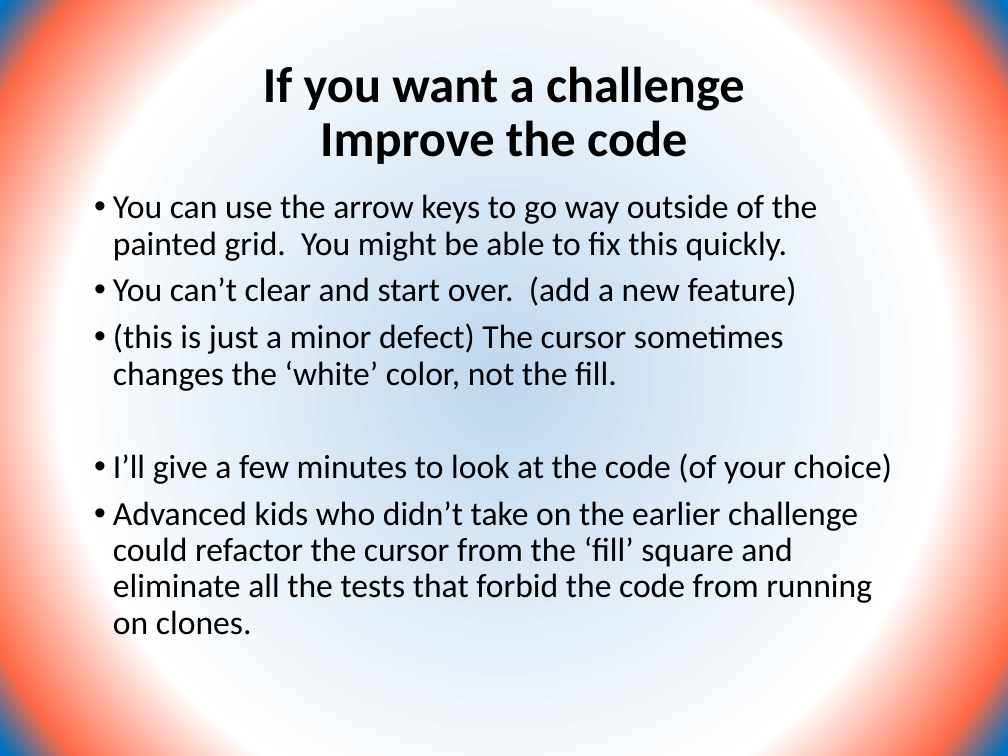
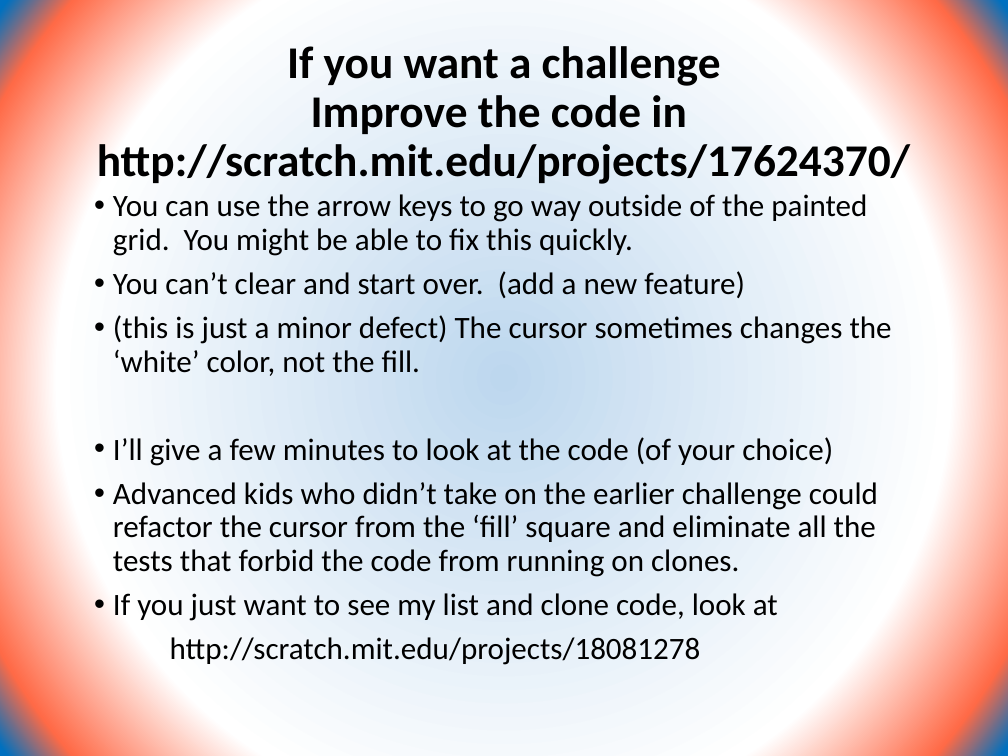
Before and after one commit to CoderDojoSV/scratch-series, a slide deck: slide 9 of Beyond Scratch Basics week2.pptx. Drawn at 1008x756 pixels with LibreOffice and Linux fonts; fonts in the diff are those of the drawing. Boxes give left, top, right and bottom in pixels: in the first picture for what was removed or moved away, otherwise in the second. Text is boxed around its words. In the diff, an @@ line names an element or a change of style, - is before the commit and + after.

```diff
--- a/Beyond Scratch Basics week2.pptx
+++ b/Beyond Scratch Basics week2.pptx
@@ title at [97,46,910,184]: text changed; size 36 to 32.4 pt @@
-If you want a challenge
-Improve the code
+If you want a challenge
+Improve the code in
+http://scratch.mit.edu/projects/17624370/
@@ text at [113,194,892,577]: size 24 to 22.2 pt in "You can use the arrow keys to ...", "You can’t clear and start over. (add ...", "(this is just a minor defect) The ...", "I’ll give a few minutes to look ..." and 1 more places @@
@@ text at [113,593,778,665]: paragraphs added @@
+• If you just want to see my list and clone code, look at
+http://scratch.mit.edu/projects/18081278
```
Also in this commit, not shown: 1 other slide changed.
